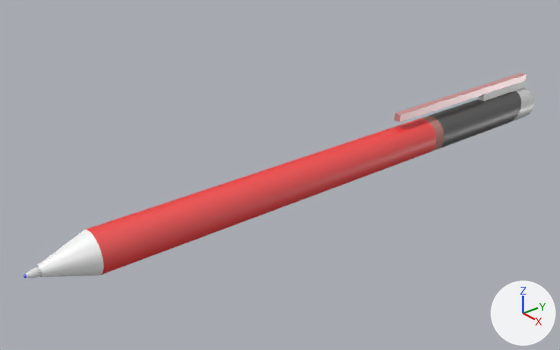
Two versions of the Blender file Models/Pen.blend, one commit apart.
Before and after are seen from a 50 mm lens placed at (1.292, -1.643, 1.654), pointed at (-0.068, -0.538, 0.842). The axes (+X, +Y, +Z) are drawn at lower right. The lights are the same throughout.

In view in the first picture: 'Clip Holder', 'Cube.001', 'Holder Padding', 'Main Body', 'Ring'.
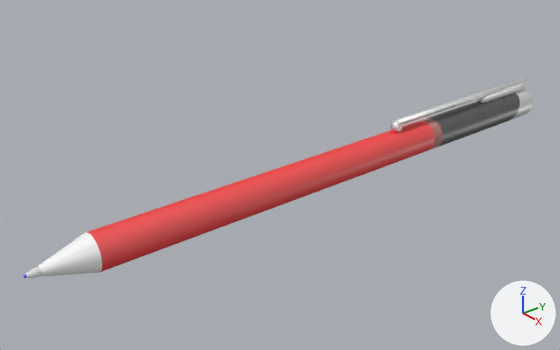
Commit message: Added Pen Loop

What differs and where, as boxes [x1, y1, x2, y2] in the pictures (560 x 350 px):
'Main Body', rescaled: before [37, 119, 436, 277]; after [37, 121, 435, 276]
'Holder Padding', rescaled (7% shorter): before [429, 91, 521, 149]; after [429, 93, 520, 147]
'Cube.001', deleted: before [394, 73, 527, 122]
'Clip', added: after [395, 79, 526, 125]
'Clip Holder', rescaled (8% narrower, 11% shorter): before [511, 87, 534, 122]; after [511, 89, 532, 120]
'Ring', rescaled (11% shorter): before [420, 116, 444, 152]; after [420, 118, 443, 150]
'Clip Ring', added: after [390, 120, 402, 132]

Diff of the bpy script that builds the scene:
```diff
--- a/Models/Pen.blend.py
+++ b/Models/Pen.blend.py
@@ mat_pen_clip @@
 n1 = _N.new('ShaderNodeBsdfDiffuse'); n1.name = 'Diffuse BSDF'
-n1.inputs[0].default_value = (1.0, 0.0, 0.0, 1.0)  # 'Color', red #ff0000
+n1.inputs[0].default_value = (1.0, 1.0, 1.0, 1.0)  # 'Color', white #ffffff
 n2 = _N.new('ShaderNodeBsdfAnisotropic'); n2.name = 'Glossy BSDF'
@@ me_cube_002_1 @@
+me_cube_002_1.from_pydata([(-0.01, 0.344, -0.004), (-0.01, 0.344, 0.004), (-0.01, -0.21, -0.005), (-0.01, -0.21, 0.004), (0.01, 0.344, -0.004), (0.01, 0.344, 0.004), (0.01, -0.21, -0.005), (0.01, -0.21, 0.004)], [], [(0, 1, 3, 2), (6, 7, 5, 4), (4, 5, 1, 0), (2, 6, 4, 0), (7, 3, 1, 5), (2, 3, 7, 6)])
+me_cube_002_1.polygons.foreach_set('use_smooth', [True] * 6)
+me_cube_002_1.materials.append(mat_pen_clip)
@@ me_cube_006 @@
+me_cube_006.from_pydata(...)  # 96 vertices, 94 faces; spans x -0.0098..0.0098, y -0.0098..0.0147, z -0.0103..0.0174
+me_cube_006.polygons.foreach_set('use_smooth', [True] * 94)
+me_cube_006.materials.append(mat_pen_clip)
@@ ob_cube_001 @@
-ob_cube_001 = bpy.data.objects.new('Cube.001', me_cube_002)
-ob_cube_001.location = (0.0, 0.013, 0.933)
@@ ob_clip_holder @@
 ob_clip_holder.rotation_euler = (1.571, 0.0, 0.0)  # degrees (90, 0, 0)
+ob_clip_holder.scale = (0.881, 0.881, 1.0)
 _m = ob_clip_holder.modifiers.new('Subsurf', 'SUBSURF')
@@ ob_holder_padding @@
 ob_holder_padding.rotation_euler = (1.571, 0.0, 0.0)  # degrees (90, 0, 0)
+ob_holder_padding.scale = (0.881, 0.881, 1.0)
 _m = ob_holder_padding.modifiers.new('Subsurf', 'SUBSURF')
@@ ob_ring @@
 ob_ring.rotation_euler = (1.571, 0.0, 0.0)  # degrees (90, 0, 0)
+ob_ring.scale = (0.881, 0.881, 1.0)
 _m = ob_ring.modifiers.new('Subsurf', 'SUBSURF')
@@ ob_main_body @@
 ob_main_body.rotation_euler = (1.571, 0.0, 0.0)  # degrees (90, 0, 0)
+ob_main_body.scale = (0.881, 0.881, 1.0)
 _m = ob_main_body.modifiers.new('Subsurf', 'SUBSURF')
@@ ob_clip @@
+ob_clip = bpy.data.objects.new('Clip', me_cube_002_1)
+ob_clip.location = (0.0, 0.013, 0.919)
@@ ob_clip_ring @@
+ob_clip_ring = bpy.data.objects.new('Clip Ring', me_cube_006)
+ob_clip_ring.location = (0.0, -0.201, 0.906)
```
